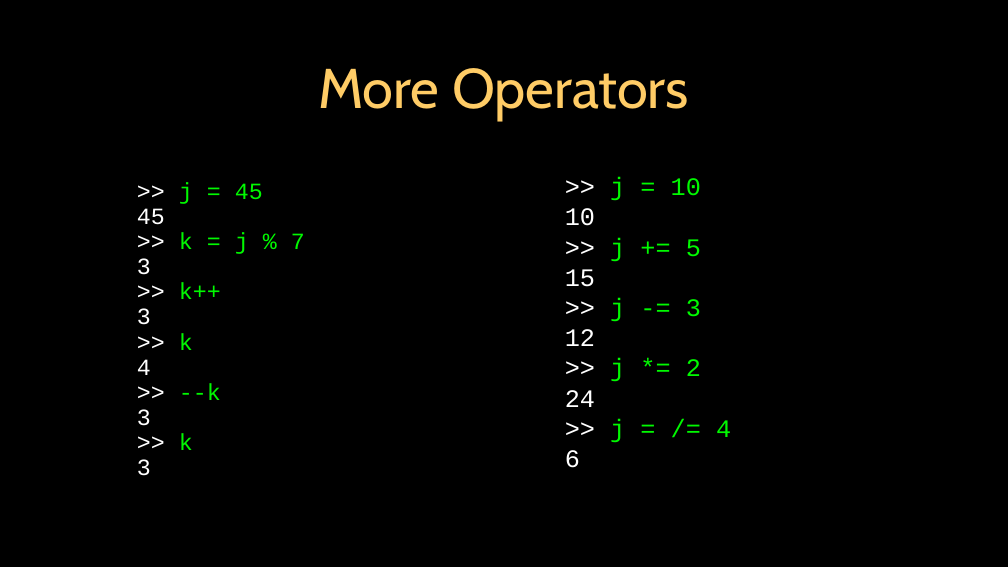
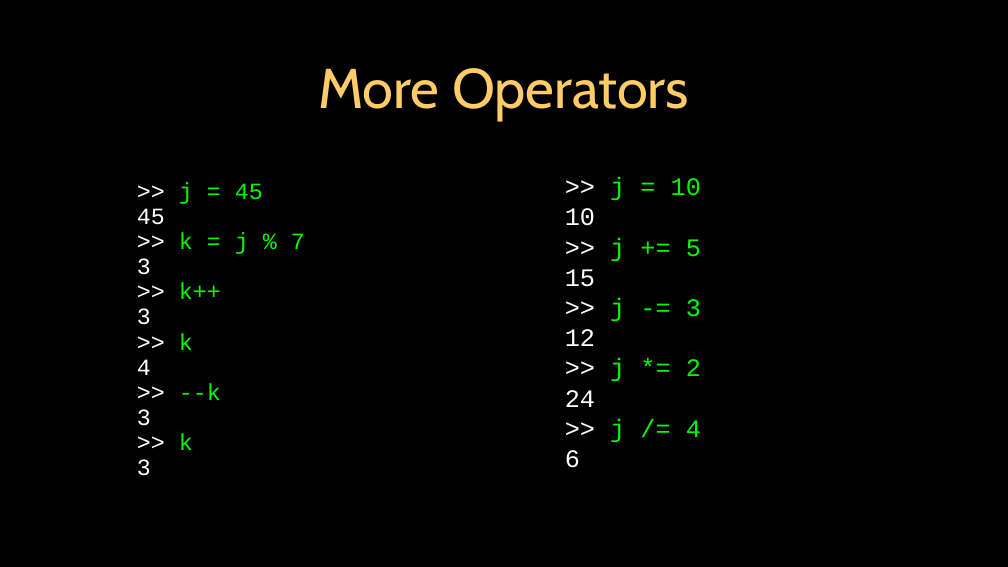
Before and after one commit to csev/dj4e, a slide deck: slide 30 of lectures/JS-01-JavaScript.ppt. Drawn at 1008x567 pixels with LibreOffice and Linux fonts; fonts in the diff are those of the drawing. Boxes give left, top, right and bottom in pixels: in the first picture for what was removed or moved away, otherwise in the second. Text is boxed around its words. In the diff, an @@ line names an element or a change of style, - is before the commit and + after.

```diff
--- a/lectures/JS-01-JavaScript.ppt
+++ b/lectures/JS-01-JavaScript.ppt
@@ text in free at bbox=[610, 418, 701, 443]: text changed @@
->> j = /= 4
+>> j /= 4
```
Also in this commit, not shown: 3 other slides changed, 1 slide removed, 1 other file.
